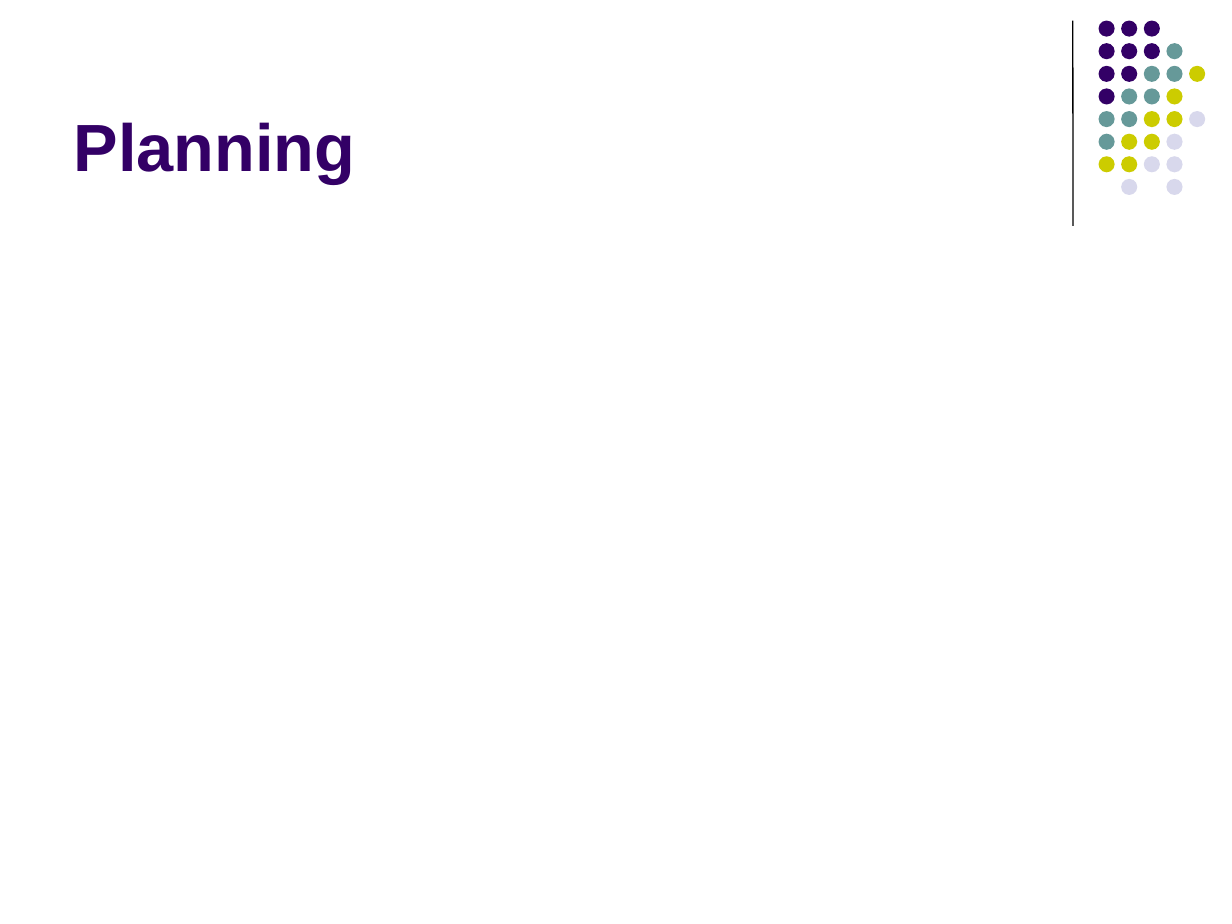
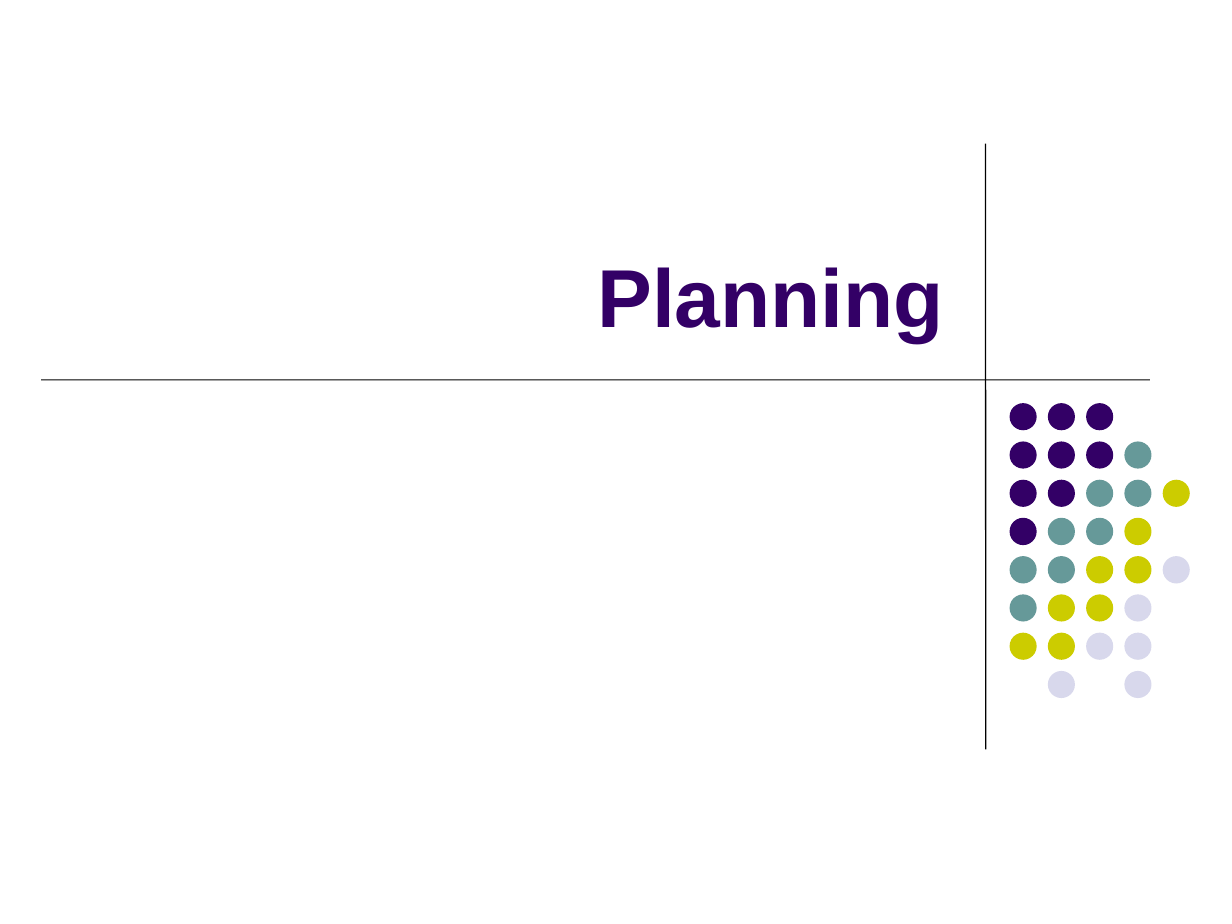
Before and after one commit to raphaelbrugier/gwtuml, a slide deck: slide 8 of wiki/PresentationSoutenanceMiParcours.ppt (slide 6 before the commit). Drawn at 1232x924 pixels with LibreOffice and Linux fonts; fonts in the diff are those of the drawing. Boxes give left, top, right and bottom in pixels: in the first picture for what was removed or moved away, otherwise in the second. Text is boxed around its words. In the diff, an @@ line names an element or a change of style, - is before the commit and + after.

```diff
--- a/wiki/PresentationSoutenanceMiParcours.ppt
+++ b/wiki/PresentationSoutenanceMiParcours.ppt
@@ line removed from (1073, 21) to (1073, 225) @@
@@ title "Planning": place and size @@
-title "Planning" at (74,122,355,183)
+title "Planning" at (597,267,943,342)
@@ title "Planning" at (597,267,943,342): size 39 to 48 pt; alignment left to right @@
@@ line added from (986, 144) to (986, 749), #000000 0.74 pt @@
@@ group removed at (1099,21,1205,195): 31 ellipses @@
@@ line added from (41, 379) to (1149, 379), #000000 0.51 pt @@
@@ group added at (1009,403,1190,699): 31 ellipses @@
```
Also in this commit, not shown: 1 other slide changed, 2 slides added, 1 slide removed, 1 other file.
